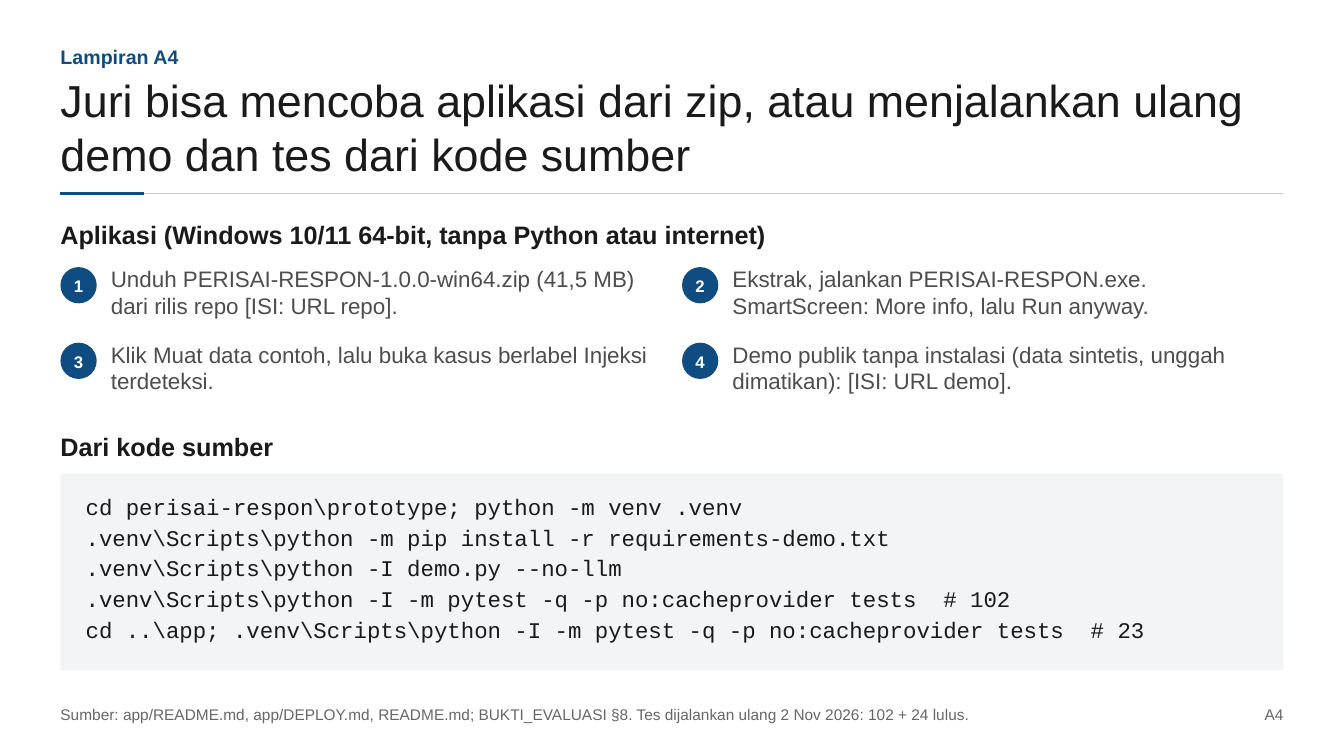
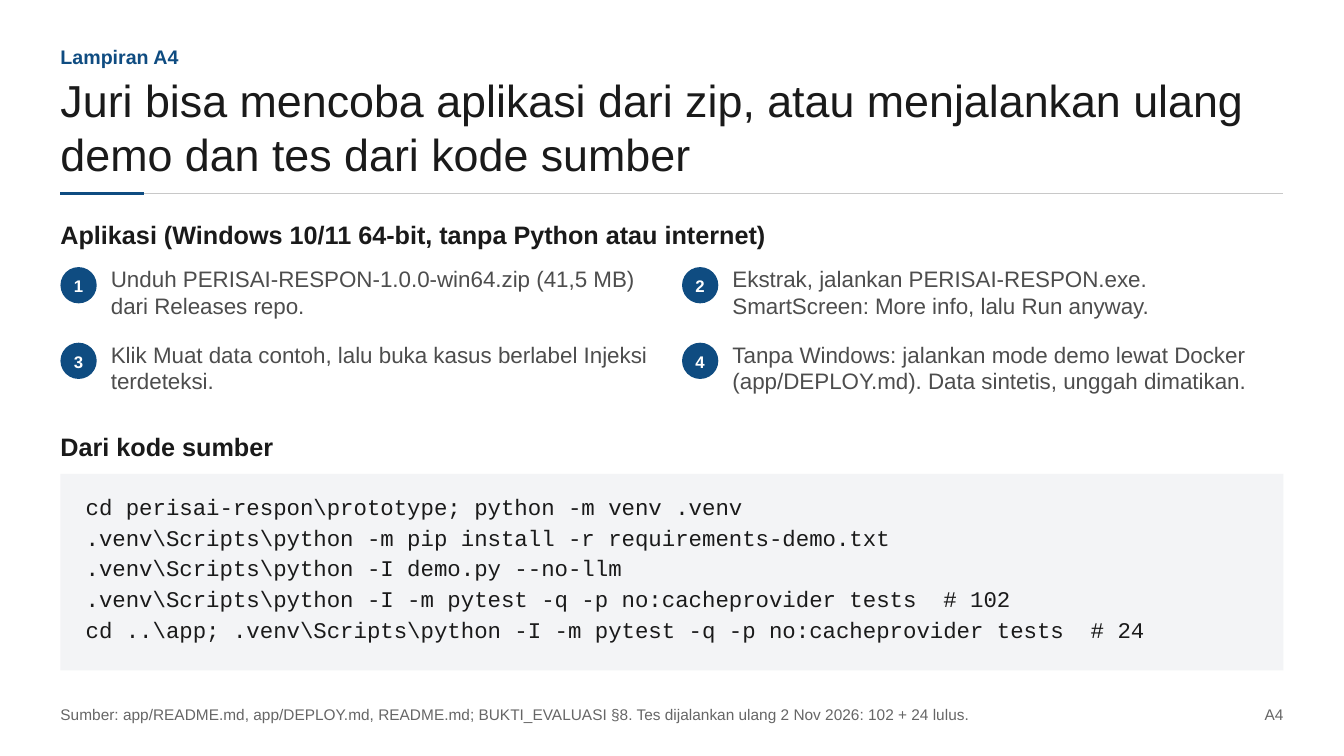
Before and after one commit to poggymacello/perisai-respon, a slide deck: slide 22 of aset_kirim/slide/PERISAI-RESPON_Slide_Teknis.pptx. Drawn at 1344x756 pixels with LibreOffice and Linux fonts; fonts in the diff are those of the drawing. Boxes give left, top, right and bottom in pixels: in the first picture for what was removed or moved away, otherwise in the second. Text is boxed around its words. In the diff, an @@ line names an element or a change of style, - is before the commit and + after.

```diff
--- a/aset_kirim/slide/PERISAI-RESPON_Slide_Teknis.pptx
+++ b/aset_kirim/slide/PERISAI-RESPON_Slide_Teknis.pptx
@@ text at [111,271,634,319]: text changed @@
-Unduh PERISAI-RESPON-1.0.0-win64.zip (41,5 MB) dari rilis repo [ISI: URL repo].
+Unduh PERISAI-RESPON-1.0.0-win64.zip (41,5 MB) dari Releases repo.
@@ text at [732,347,1246,394]: text changed @@
-Demo publik tanpa instalasi (data sintetis, unggah dimatikan): [ISI: URL demo].
+Tanpa Windows: jalankan mode demo lewat Docker (app/DEPLOY.md). Data sintetis, unggah dimatikan.
@@ text at [86,622,1145,643]: text changed @@
-cd ..\app; .venv\Scripts\python -I -m pytest -q -p no:cacheprovider tests # 23
+cd ..\app; .venv\Scripts\python -I -m pytest -q -p no:cacheprovider tests # 24
```
Also in this commit, not shown: 2 other slides changed, 13 other files.
